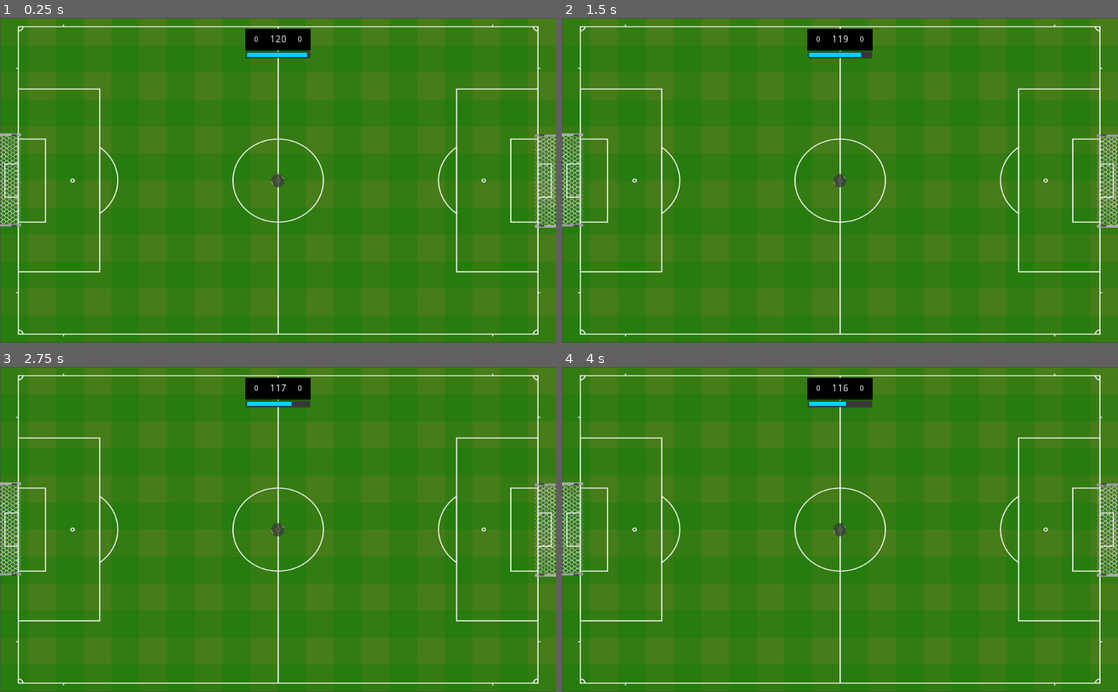
Above: before the commit, frames 1-4 (two rows, left to right).
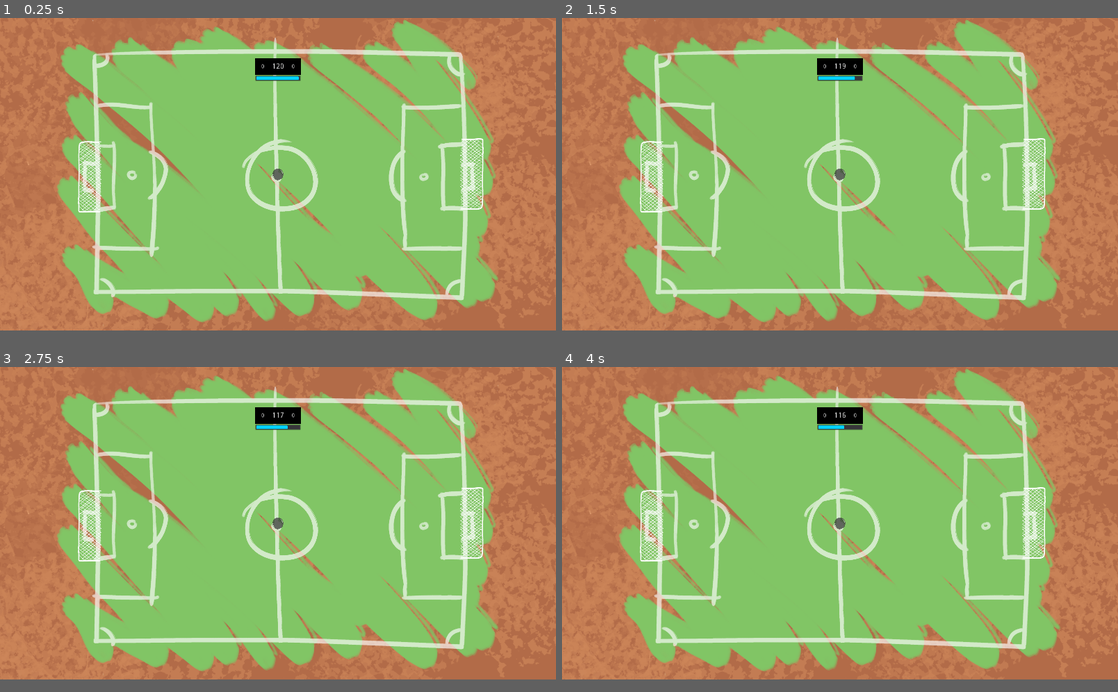
Above: after the commit, the same moments.

Repository: wendeljeske20/CapSoccer
Game: Godot game, scene res://Scenes/Match.tscn
The game is run twice, just before and just after one commit, with the same random seed, the same clock (stepped at 60 frames per second) and the same inputs.
Inputs:
- Up to frame 1 (0.25 s): no input
- Up to frame 2 (1.5 s): tap Enter at 0.5 s; tap Space at 1.25 s
- Up to frame 3 (2.75 s): tap Enter at 2 s
- Up to frame 4 (4 s): tap Space at 2.75 s; tap Enter at 3.5 s
In our replay, the window is 800x468 before the commit and 800x450 after it. These sizes can differ from the game's own. Grey fills any space a smaller window leaves; there, only what the larger window draws over its background counts as a difference.

The runs differ from the first frame. In frame 1, 97% of the frame differs, in the area x 0-100%, y 0-100%; in frame 2, 97%; in frame 3, 97%; in frame 4, 97%.
Error in both runs: Attempt to call function 'add_child' in base 'null instance' on a null instance. (res://Scripts/Player.gd:34)

Commit message:
Adding sprites and changings sizes

Diff:
--- a/Scenes/Balls/Ball-Button.tscn
+++ b/Scenes/Balls/Ball-Button.tscn
@@ -10,20 +10,20 @@
 bounce = 0.3
 
 [sub_resource type="CircleShape2D" id=2]
-radius = 14.2462
+radius = 20.2395
 
 [node name="Ball" type="RigidBody2D"]
 mass = 1.5
 physics_material_override = SubResource( 1 )
 gravity_scale = 0.0
-contacts_reported = 10
+contacts_reported = 3
 contact_monitor = true
 can_sleep = false
 linear_damp = 1.5
 script = ExtResource( 1 )
 
 [node name="Sprite" type="Sprite" parent="."]
-scale = Vector2( 0.1, 0.1 )
+scale = Vector2( 0.15, 0.15 )
 texture = ExtResource( 2 )
 
 [node name="CollisionShape2D" type="CollisionShape2D" parent="."]
--- a/Scenes/Balls/Ball-Cap.tscn
+++ b/Scenes/Balls/Ball-Cap.tscn
@@ -9,20 +9,20 @@
 bounce = 0.6
 
 [sub_resource type="CircleShape2D" id=2]
-radius = 14.2462
+radius = 18.6638
 
 [node name="Ball" type="RigidBody2D"]
 mass = 2.0
 physics_material_override = SubResource( 1 )
 gravity_scale = 0.0
-contacts_reported = 10
+contacts_reported = 3
 contact_monitor = true
 can_sleep = false
 linear_damp = 2.0
 script = ExtResource( 1 )
 
 [node name="Sprite" type="Sprite" parent="."]
-scale = Vector2( 0.1, 0.1 )
+scale = Vector2( 0.15, 0.15 )
 texture = ExtResource( 2 )
 
 [node name="CollisionShape2D" type="CollisionShape2D" parent="."]
--- a/Scenes/Balls/Ball-Official.tscn
+++ b/Scenes/Balls/Ball-Official.tscn
@@ -10,19 +10,19 @@
 bounce = 0.6
 
 [sub_resource type="CircleShape2D" id=2]
-radius = 14.2462
+radius = 18.7203
 
 [node name="Ball" type="RigidBody2D"]
 physics_material_override = SubResource( 1 )
 gravity_scale = 0.0
-contacts_reported = 10
+contacts_reported = 3
 contact_monitor = true
 can_sleep = false
 linear_damp = 0.5
 script = ExtResource( 1 )
 
 [node name="Sprite" type="Sprite" parent="."]
-scale = Vector2( 0.1, 0.1 )
+scale = Vector2( 0.15, 0.15 )
 texture = ExtResource( 2 )
 
 [node name="CollisionShape2D" type="CollisionShape2D" parent="."]
--- a/Scenes/Button.tscn
+++ b/Scenes/Button.tscn
@@ -6,7 +6,7 @@
 [ext_resource path="res://Audios/grass.ogg" type="AudioStream" id=4]
 
 [sub_resource type="CircleShape2D" id=1]
-radius = 28.0627
+radius = 45.904
 
 [sub_resource type="StyleBoxFlat" id=2]
 bg_color = Color( 0.94902, 0.352941, 0.352941, 1 )
@@ -28,7 +28,7 @@
 
 [node name="Sprite" type="Sprite" parent="."]
 rotation = 1.5708
-scale = Vector2( 0.22, 0.22 )
+scale = Vector2( 0.35, 0.35 )
 texture = ExtResource( 2 )
 
 [node name="CollisionShape2D" type="CollisionShape2D" parent="."]
@@ -37,12 +37,14 @@
 
 [node name="ShootStrength" type="ProgressBar" parent="."]
 visible = false
+light_mask = 2
 anchor_right = 0.17
 anchor_bottom = 1.0
-margin_left = -31.7064
-margin_top = 33.2755
-margin_right = 35.0
-margin_bottom = 47.5113
+margin_left = -80.0
+margin_top = 69.1362
+margin_right = 14.3871
+margin_bottom = 91.1362
+rect_scale = Vector2( 1.69134, 0.998749 )
 custom_styles/fg = SubResource( 2 )
 custom_styles/bg = SubResource( 3 )
 max_value = 10.0
--- a/Scenes/Field.tscn
+++ b/Scenes/Field.tscn
@@ -1,26 +1,26 @@
 [gd_scene load_steps=6 format=2]
 
-[ext_resource path="res://Sprites/field.png" type="Texture" id=1]
+[ext_resource path="res://Sprites/mesa_1.png" type="Texture" id=1]
 [ext_resource path="res://Scenes/Goal.tscn" type="PackedScene" id=2]
 
 [sub_resource type="RectangleShape2D" id=1]
 extents = Vector2( 480.847, 10 )
 
 [sub_resource type="RectangleShape2D" id=2]
-extents = Vector2( 108.569, 10 )
+extents = Vector2( 97.9062, 10 )
 
 [sub_resource type="CircleShape2D" id=3]
+radius = 29.8859
 
 [node name="Field" type="Node2D"]
 
 [node name="Field" type="RigidBody2D" parent="."]
-editor/display_folded = true
 position = Vector2( 0.307343, 0 )
 mode = 1
 can_sleep = false
 
 [node name="Sprite" type="Sprite" parent="Field"]
-scale = Vector2( 1.06607, 0.982756 )
+scale = Vector2( 0.380206, 0.350493 )
 texture = ExtResource( 1 )
 
 [node name="CollisionShape2D" type="CollisionShape2D" parent="Field"]
@@ -32,7 +32,7 @@
 shape = SubResource( 1 )
 
 [node name="CollisionShape2D3" type="CollisionShape2D" parent="Field"]
-position = Vector2( 489.804, 196.59 )
+position = Vector2( 499.168, 187.63 )
 rotation = 1.5708
 shape = SubResource( 2 )
 
@@ -42,27 +42,27 @@
 shape = SubResource( 2 )
 
 [node name="CollisionShape2D4" type="CollisionShape2D" parent="Field"]
-position = Vector2( 489.804, -195.097 )
+position = Vector2( 498.354, -186.137 )
 rotation = 1.5708
 shape = SubResource( 2 )
 
 [node name="CollisionShape2D6" type="CollisionShape2D" parent="Field"]
-position = Vector2( -489.668, -196.941 )
+position = Vector2( -490.482, -179.836 )
 rotation = 1.5708
 shape = SubResource( 2 )
 
 [node name="CollisionShape2D7" type="CollisionShape2D" parent="Field"]
-position = Vector2( -477.126, -283.933 )
+position = Vector2( -469.795, -285.562 )
 rotation = 1.5708
 shape = SubResource( 3 )
 
 [node name="CollisionShape2D10" type="CollisionShape2D" parent="Field"]
-position = Vector2( 476.069, -283.933 )
+position = Vector2( 475.255, -270.901 )
 rotation = 1.5708
 shape = SubResource( 3 )
 
 [node name="CollisionShape2D8" type="CollisionShape2D" parent="Field"]
-position = Vector2( -477.126, 282.274 )
+position = Vector2( -461.65, 281.46 )
 rotation = 1.5708
 shape = SubResource( 3 )
 
@@ -72,9 +72,9 @@
 shape = SubResource( 3 )
 
 [node name="GoalLeft" parent="." instance=ExtResource( 2 )]
-position = Vector2( -502.998, 0 )
+position = Vector2( -492.819, 5.91105 )
 isLeftSide = true
 
 [node name="GoalRight" parent="." instance=ExtResource( 2 )]
-position = Vector2( 502.998, 0 )
+position = Vector2( 507.48, 0 )
 rotation = 3.14159
--- a/Scenes/Goal.tscn
+++ b/Scenes/Goal.tscn
@@ -3,11 +3,11 @@
 [ext_resource path="res://Scripts/GoalSetter.gd" type="Script" id=1]
 [ext_resource path="res://Scripts/GoalSound.gd" type="Script" id=2]
 [ext_resource path="res://Audios/goal.ogg" type="AudioStream" id=3]
-[ext_resource path="res://Sprites/goal.png" type="Texture" id=4]
+[ext_resource path="res://Sprites/goleira.png" type="Texture" id=4]
 [ext_resource path="res://Scripts/Goal.gd" type="Script" id=5]
 
 [sub_resource type="CapsuleShape2D" id=1]
-radius = 2.6235
+radius = 2.04128
 height = 55.9211
 
 [sub_resource type="RectangleShape2D" id=2]
@@ -18,18 +18,18 @@
 
 [node name="Crossbar" type="RigidBody2D" parent="."]
 mode = 3
-contacts_reported = 10
+contacts_reported = 3
 contact_monitor = true
 can_sleep = false
 script = ExtResource( 2 )
 
 [node name="TopBar" type="CollisionShape2D" parent="Crossbar"]
-position = Vector2( 0, -84.397 )
+position = Vector2( -0.461796, -84.1991 )
 rotation = 1.5708
 shape = SubResource( 1 )
 
 [node name="DownBar" type="CollisionShape2D" parent="Crossbar"]
-position = Vector2( 0, 82.7733 )
+position = Vector2( -3.4965, 84.3467 )
 rotation = 1.5708
 shape = SubResource( 1 )
 one_way_collision_margin = 0.0
@@ -38,14 +38,13 @@
 stream = ExtResource( 3 )
 
 [node name="Sprite" type="Sprite" parent="."]
-rotation = -1.57079
-scale = Vector2( 0.317458, 0.317458 )
+scale = Vector2( 0.170853, 0.170853 )
 texture = ExtResource( 4 )
 
 [node name="GoalCollider" type="RigidBody2D" parent="."]
-position = Vector2( 7.11779, 0 )
+position = Vector2( 13.8771, 0 )
 mode = 1
-contacts_reported = 10
+contacts_reported = 3
 contact_monitor = true
 script = ExtResource( 5 )
 
--- a/Scenes/Match.tscn
+++ b/Scenes/Match.tscn
@@ -5,13 +5,16 @@
 [ext_resource path="res://Scenes/Pause.tscn" type="PackedScene" id=3]
 
 [node name="Match" type="Node2D"]
+scale = Vector2( 1.31561, 1.31561 )
 
 [node name="Field" parent="." instance=ExtResource( 1 )]
 
 [node name="MatchManager" parent="." instance=ExtResource( 2 )]
 
 [node name="Camera2D" type="Camera2D" parent="."]
+scale = Vector2( 0.998521, 1 )
 current = true
+zoom = Vector2( 1, 0.92 )
 
 [node name="Pause" parent="." instance=ExtResource( 3 )]
 visible = false
--- a/Scenes/Menu.tscn
+++ b/Scenes/Menu.tscn
@@ -4,15 +4,20 @@
 [ext_resource path="res://Fonts/dynamicFont.tres" type="DynamicFont" id=2]
 
 [node name="Menu" type="Panel"]
-margin_right = 1024.0
-margin_bottom = 600.0
+margin_right = 1920.0
+margin_bottom = 1080.0
 script = ExtResource( 1 )
 
 [node name="StartButton" type="Button" parent="."]
-margin_left = 385.056
-margin_top = 310.915
-margin_right = 636.056
-margin_bottom = 397.915
+anchor_left = 0.5
+anchor_top = 0.5
+anchor_right = 0.5
+anchor_bottom = 0.5
+margin_left = -200.0
+margin_top = -80.0
+margin_right = 200.0
+margin_bottom = 80.0
+rect_pivot_offset = Vector2( 0.5, 0.5 )
 custom_fonts/font = ExtResource( 2 )
 text = "Jogar"
 
--- a/Scenes/Modifiers/Modifier-Button.tscn
+++ b/Scenes/Modifiers/Modifier-Button.tscn
@@ -50,4 +50,5 @@
 
 [node name="Particles2D" type="Particles2D" parent="."]
 amount = 30
+fract_delta = false
 process_material = SubResource( 6 )
--- a/Scenes/Modifiers/Modifier-Cap.tscn
+++ b/Scenes/Modifiers/Modifier-Cap.tscn
@@ -50,4 +50,5 @@
 
 [node name="Particles2D" type="Particles2D" parent="."]
 amount = 30
+fract_delta = false
 process_material = SubResource( 6 )
--- a/Scenes/Modifiers/Modifier-Official.tscn
+++ b/Scenes/Modifiers/Modifier-Official.tscn
@@ -50,4 +50,5 @@
 
 [node name="Particles2D" type="Particles2D" parent="."]
 amount = 30
+fract_delta = false
 process_material = SubResource( 6 )
--- a/Scripts/Ball.gd
+++ b/Scripts/Ball.gd
@@ -22,6 +22,7 @@
 			state.transform.origin = spawnPos
 			state.linear_velocity = spawnVel
 			shouldReset = false
+			spawnPos = null
 			return
 
 		# Reseting pos
--- a/Scripts/Button.gd
+++ b/Scripts/Button.gd
@@ -5,7 +5,7 @@
 var isShooting = false
 
 var shootMin = 0
-var shootMax = 10
+var shootMax = 15
 var shootForce = 0
 var shootIncrease = 10
 
@@ -22,6 +22,7 @@
 var isCurrent = false
 var colorModulation = 0.0
 var colorModUp = false
+var colorSet = false
 
 func _ready():
 	sprite = get_node("Sprite")
@@ -39,12 +40,13 @@
 		shootIncrease *= -1
 
 	if isShooting:
-		shootBar.value = shootForce
+		shootBar.value = shootForce/shootMax*10.0
 
 	if isCurrent:
 		ModulateColor(delta)
-	else:
+	elif !colorSet:
 		sprite.modulate = Color(1, 1, 1, 1)
+		colorSet = true
 
 func SetTexture(texture):
 	sprite = get_node("Sprite")
--- a/Scripts/MatchManager.gd
+++ b/Scripts/MatchManager.gd
@@ -78,6 +78,7 @@
 		else:
 			player1.ResetButtonPositions()
 			player2.ResetButtonPositions()
+			PassTurn()
 	pass
 
 func PassTurn():
--- a/Scripts/Player.gd
+++ b/Scripts/Player.gd
@@ -56,6 +56,7 @@
 
 func SetButtonHightlight():
 	buttons[currentButton].isCurrent = true
+	buttons[currentButton].colorSet = false
 
 func ShootButton():
 	buttons[currentButton].Shoot()
--- a/project.godot
+++ b/project.godot
@@ -18,6 +18,13 @@
 config/name="CapSoccer"
 run/main_scene="res://Scenes/Match.tscn"
 config/icon="res://Sprites/icon.png"
+
+[display]
+
+window/size/width=1920
+window/size/height=1080
+window/stretch/mode="viewport"
+window/stretch/aspect="keep"
 
 [input]
 
Not shown, added: Builds/data_CapSoccer/Mono/etc/mono/2.0/settings.map
Not shown, added: Builds/data_CapSoccer/Mono/etc/mono/4.0/settings.map
Not shown, added: Builds/data_CapSoccer/Mono/etc/mono/4.5/settings.map
Not shown, added: Builds/data_CapSoccer/Mono/etc/mono/browscap.ini
Not shown, added: Builds/data_CapSoccer/Mono/etc/mono/mconfig/config.xml
Binary file added: Sprites/goleira.png
Not shown, added: Sprites/goleira.png.import
Binary file added: Sprites/mesa_1.png
Not shown, added: Sprites/mesa_1.png.import
Not shown, added: Builds/CapSoccer.exe
Not shown, added: Builds/CapSoccer.pck
Not shown, added: Builds/data_CapSoccer/Mono/bin/MonoPosixHelper.dll
(and 12 more such lines)
